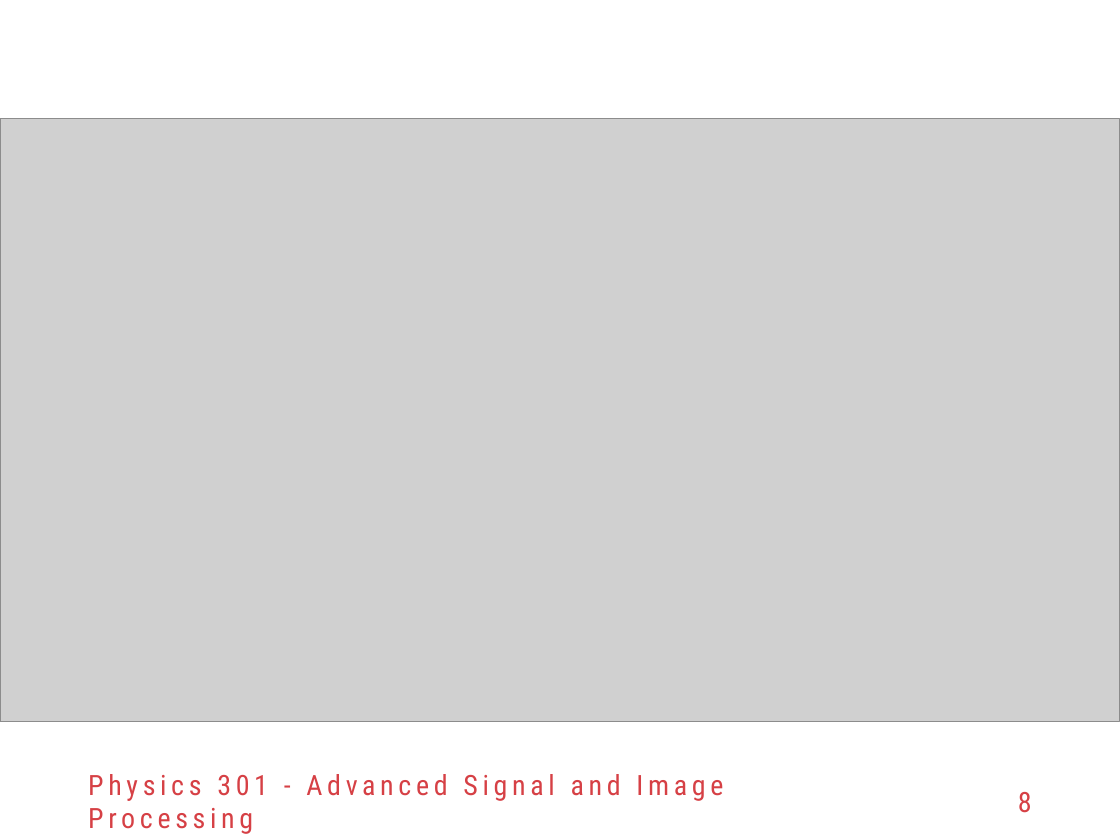
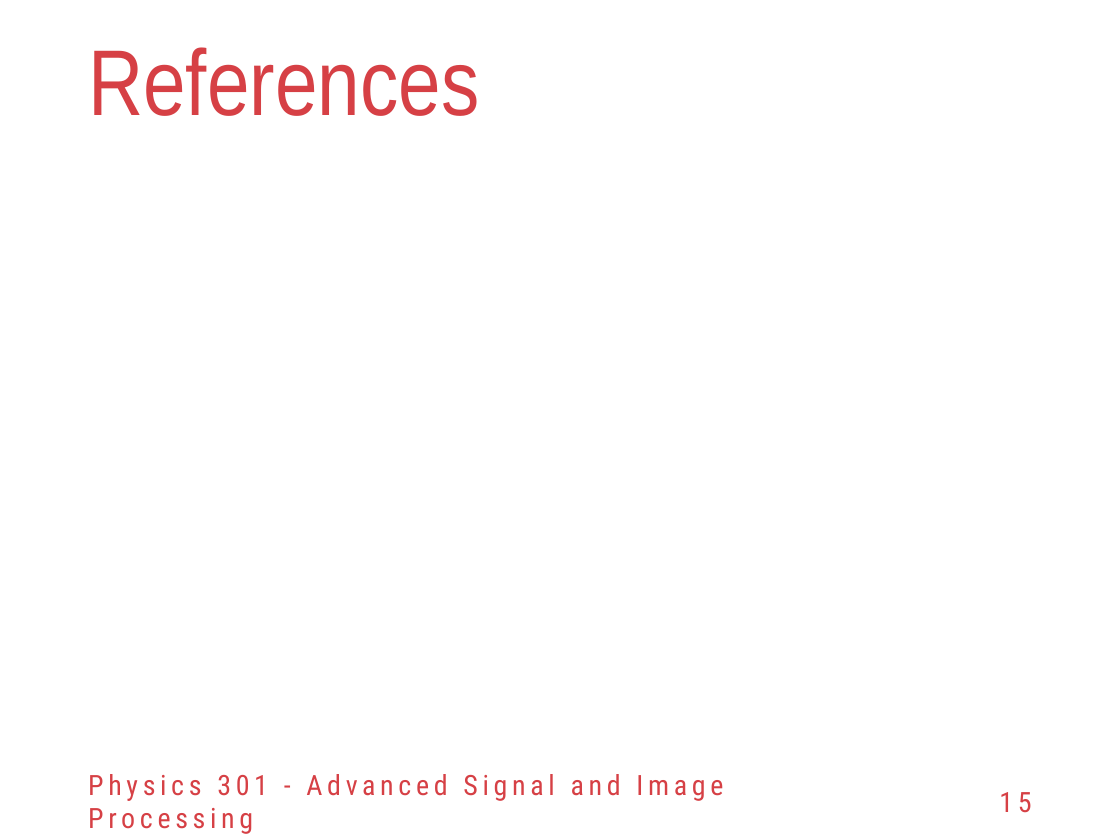
Before and after one commit to reneprincipejr/Physics-301, a slide deck: slide 15 of 04 RGB-to-Spectra using PCA/Activity 4 - RGB-Spectra using PCA.pptx (slide 8 before the commit). Drawn at 1120x840 pixels with LibreOffice and Linux fonts; fonts in the diff are those of the drawing; grey boxes stand for pictures; background and template pictures are left out. Boxes give left, top, right and bottom in pixels: in the first picture for what was removed or moved away, otherwise in the second. Text is boxed around its words. In the diff, an @@ line names an element or a change of style, - is before the commit and + after.

```diff
--- a/04 RGB-to-Spectra using PCA/Activity 4 - RGB-Spectra using PCA.pptx
+++ b/04 RGB-to-Spectra using PCA/Activity 4 - RGB-Spectra using PCA.pptx
@@ background #FFFFFF to #FFFFFF at 89% opacity @@
@@ title added at (88,47,479,116), 60 pt, text #D64045 @@
+References
@@ picture removed at (0,119,1120,721) @@
@@ page number at (999,792,1031,813): text changed @@
-8
+15
```
Also in this commit, not shown: 9 other slides changed, 2 slides added, 18 other files.
